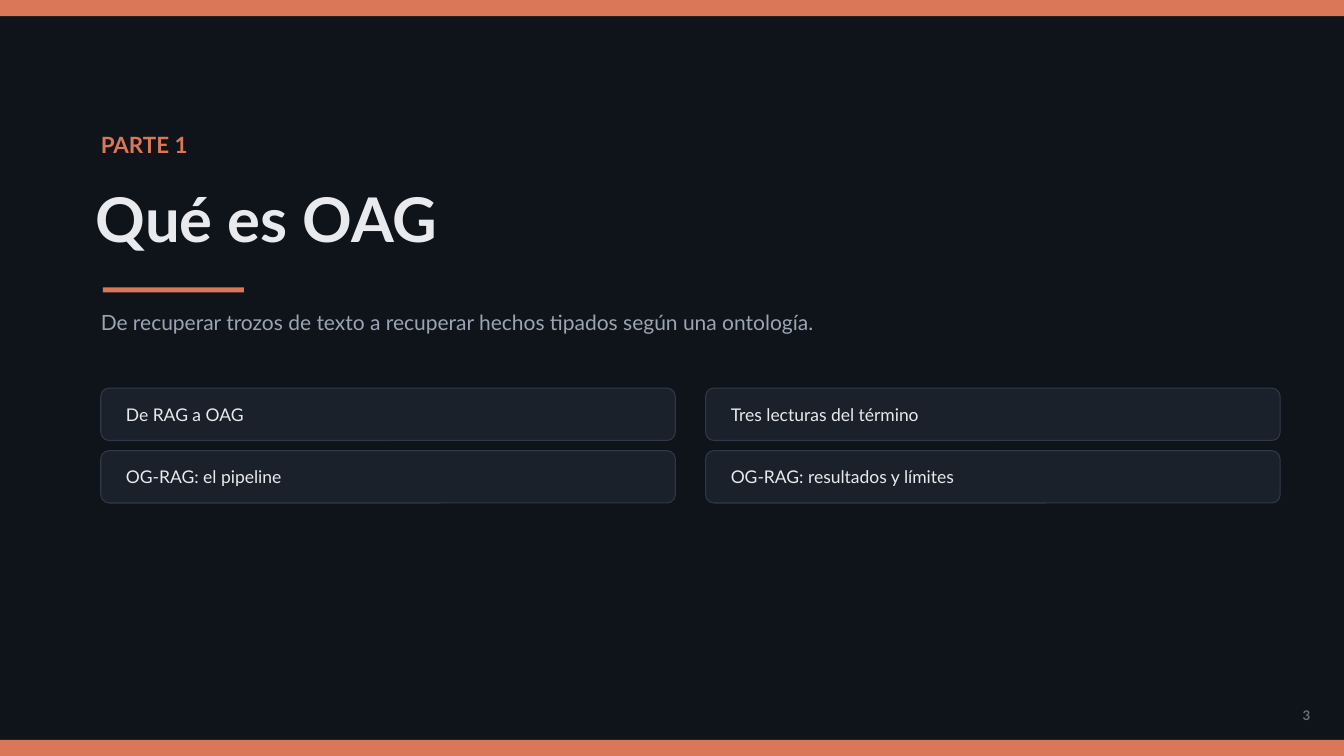
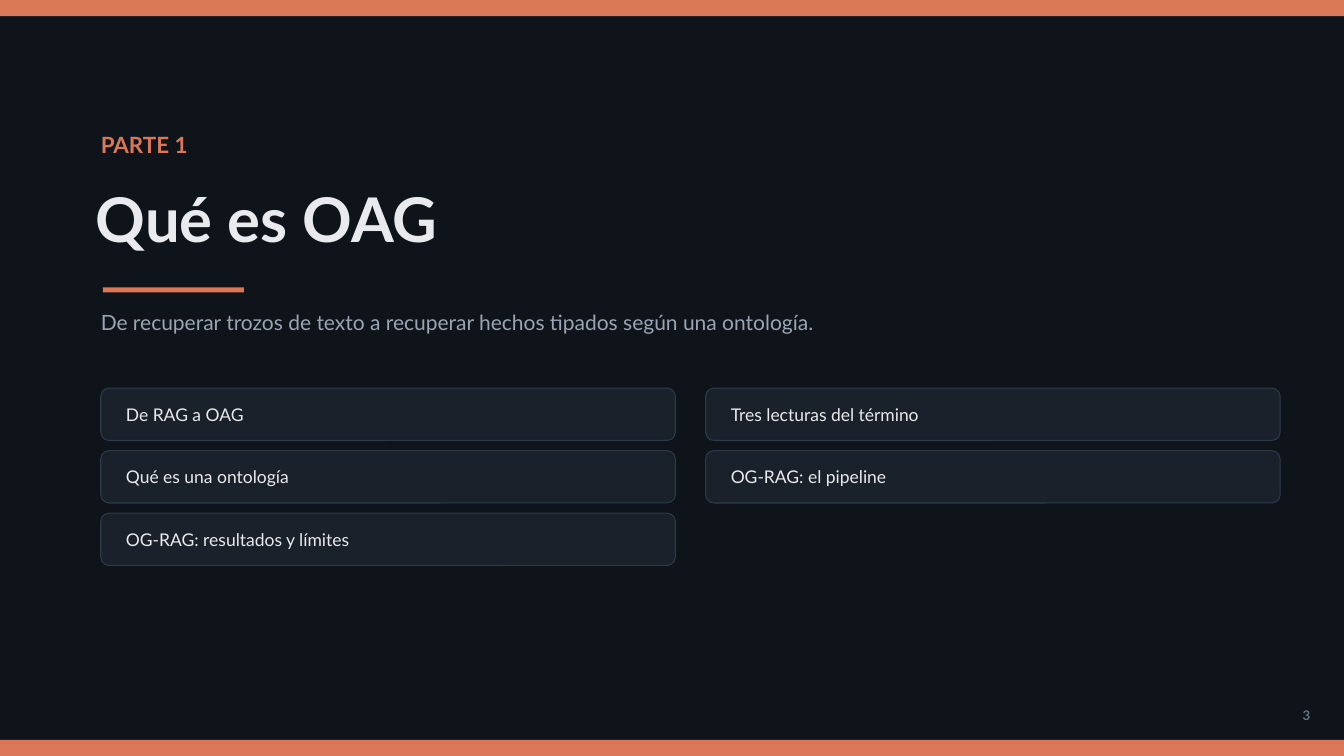
Before and after one commit to olonok69/oag_vs_kg_ml_engineer, a slide deck: slide 3 of presentacion/OAG_vs_KG_Presentacion.pptx. Drawn at 1344x756 pixels with LibreOffice and Linux fonts; fonts in the diff are those of the drawing. Boxes give left, top, right and bottom in pixels: in the first picture for what was removed or moved away, otherwise in the second. Text is boxed around its words. In the diff, an @@ line names an element or a change of style, - is before the commit and + after.

Commit message:
presentacion: add 'Qué es una ontología' slide to Part 1

```diff
--- a/presentacion/OAG_vs_KG_Presentacion.pptx
+++ b/presentacion/OAG_vs_KG_Presentacion.pptx
@@ text at (126, 470, 289, 486): text changed @@
-OG-RAG: el pipeline
+Qué es una ontología
@@ text at (731, 470, 886, 486): text changed @@
-OG-RAG: resultados y límites
+OG-RAG: el pipeline
@@ rounded rectangle added at (101, 513, 676, 566), fill #1A212B, outline #2E3948 0.75 pt @@
@@ text added at (126, 533, 349, 549), 12.5 pt, text #E8EAED @@
+OG-RAG: resultados y límites
```
Also in this commit, not shown: 13 other slides changed, 1 slide added, 3 other files.
